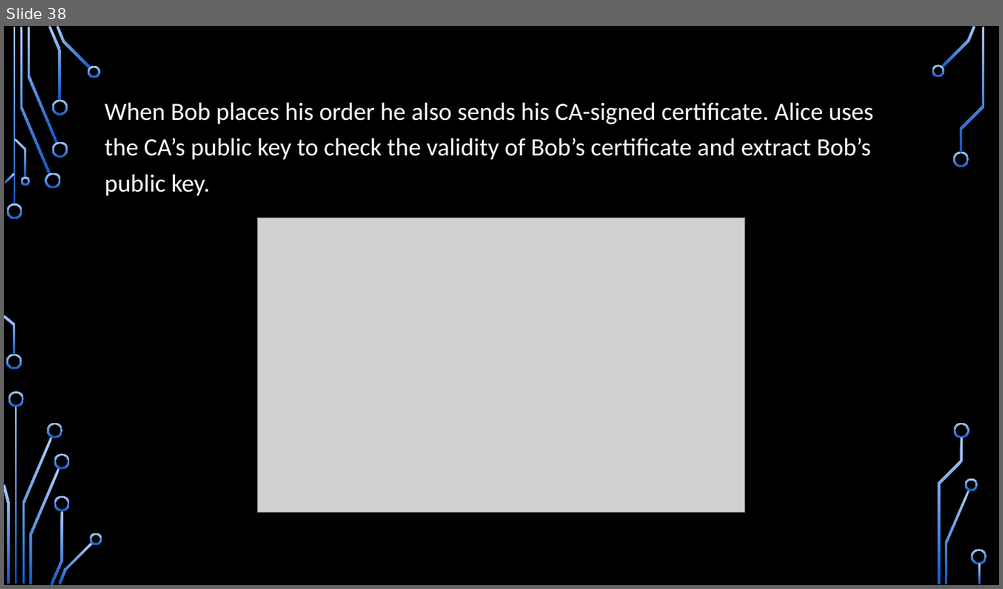
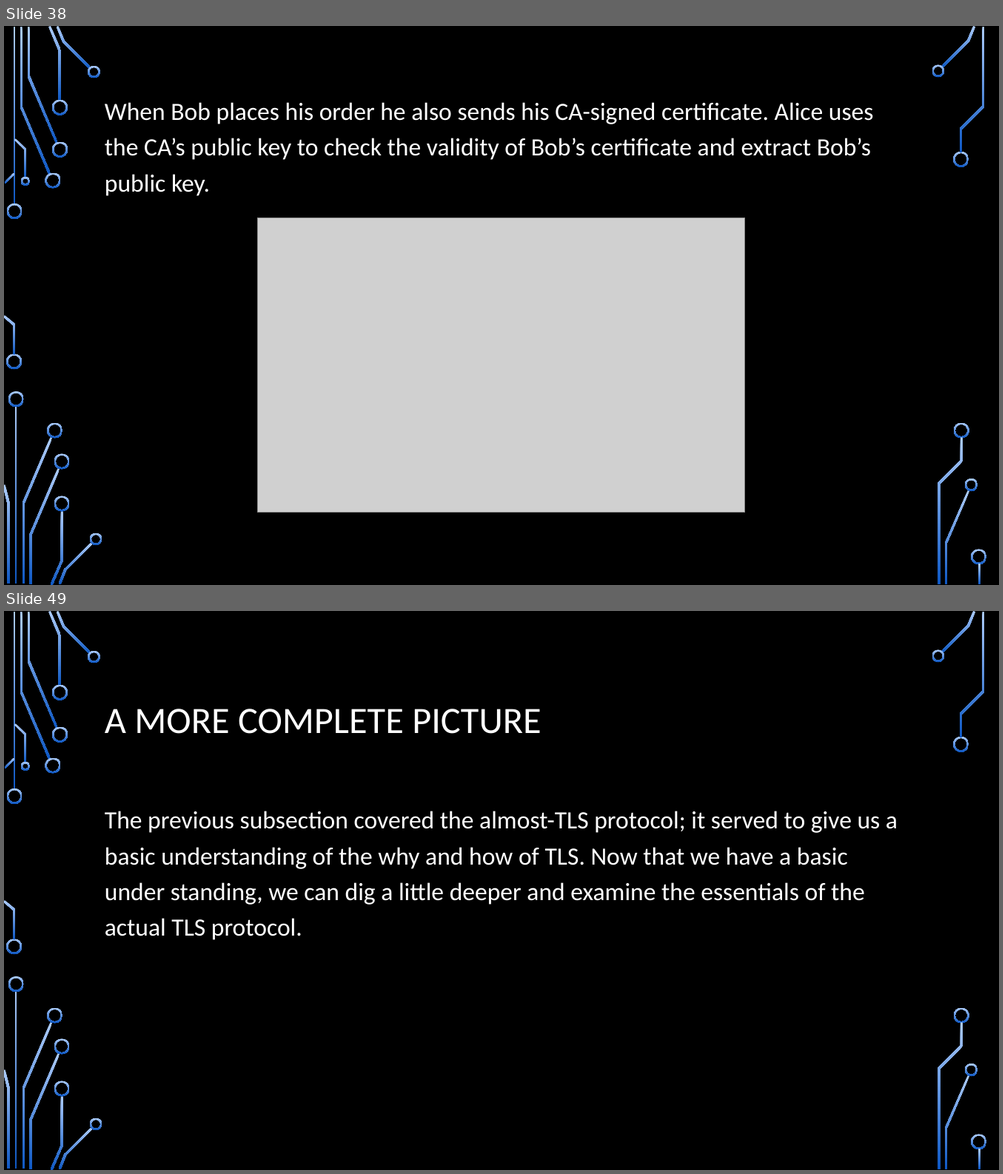
Before and after one commit to CDsonji/NET-Seminar, a slide deck: TLS.pptx. Shown one above the other, each under a label of ours: slide 38 before the commit, slides 38 and 49 after it; the slides between them are not shown. The pictures are 1003x589 and 1003x1174 pixels, drawn with LibreOffice and Linux fonts; fonts in the diff are those of the drawing; grey boxes stand for pictures; background and template pictures are left out. Boxes give left, top, right and bottom in pixels: in the first picture for what was removed or moved away, otherwise in the second. Text is boxed around its words. In the diff, an @@ line names an element or a change of style, - is before the commit and + after.

```diff
--- a/TLS.pptx
+++ b/TLS.pptx
@@ slide 49 added at bbox=[4, 611, 999, 1170], background picture (left out); not listed: 36 template elements that a slide beside it also shows @@
@@ title added at bbox=[105, 709, 540, 734], 36 pt, text #FFFFFF @@
+A MORE COMPLETE PICTURE
@@ text added at bbox=[105, 811, 897, 940], 24 pt, text #FFFFFF @@
+The previous subsection covered the almost-TLS protocol; it served to give us a basic understanding of the why and how of TLS. Now that we have a basic under standing, we can dig a little deeper and examine the essentials of the actual TLS protocol.
```
Also in this commit, not shown: 2 slides changed, 15 other slides added.
